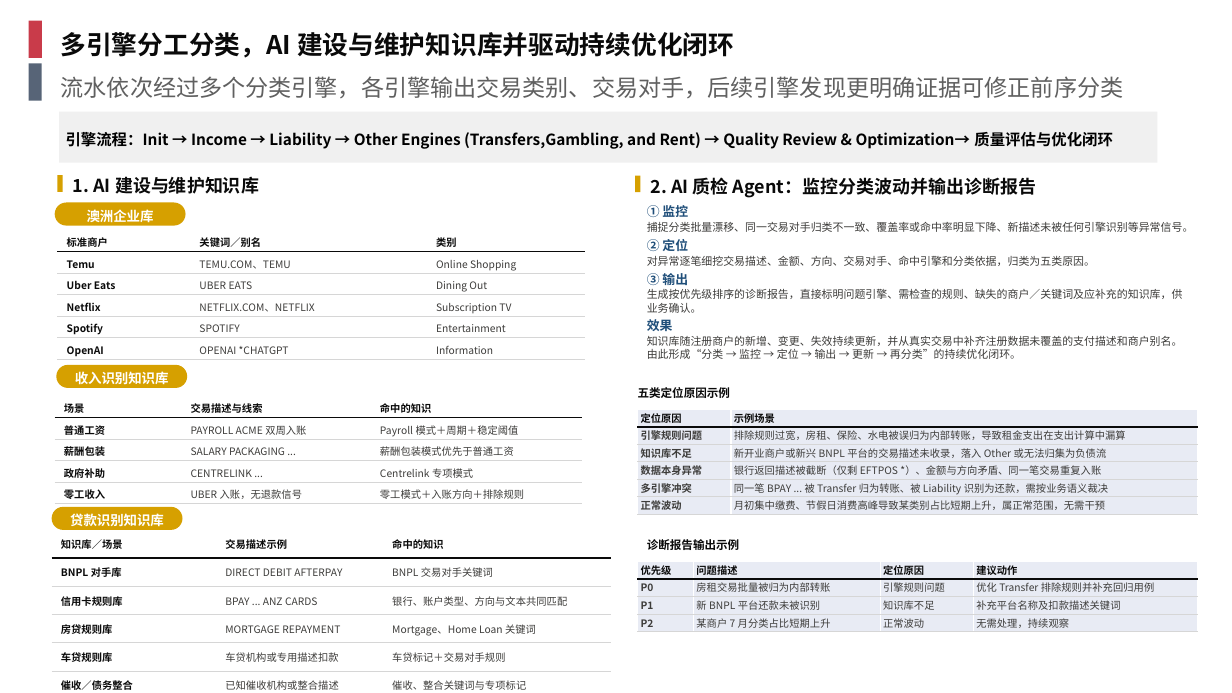
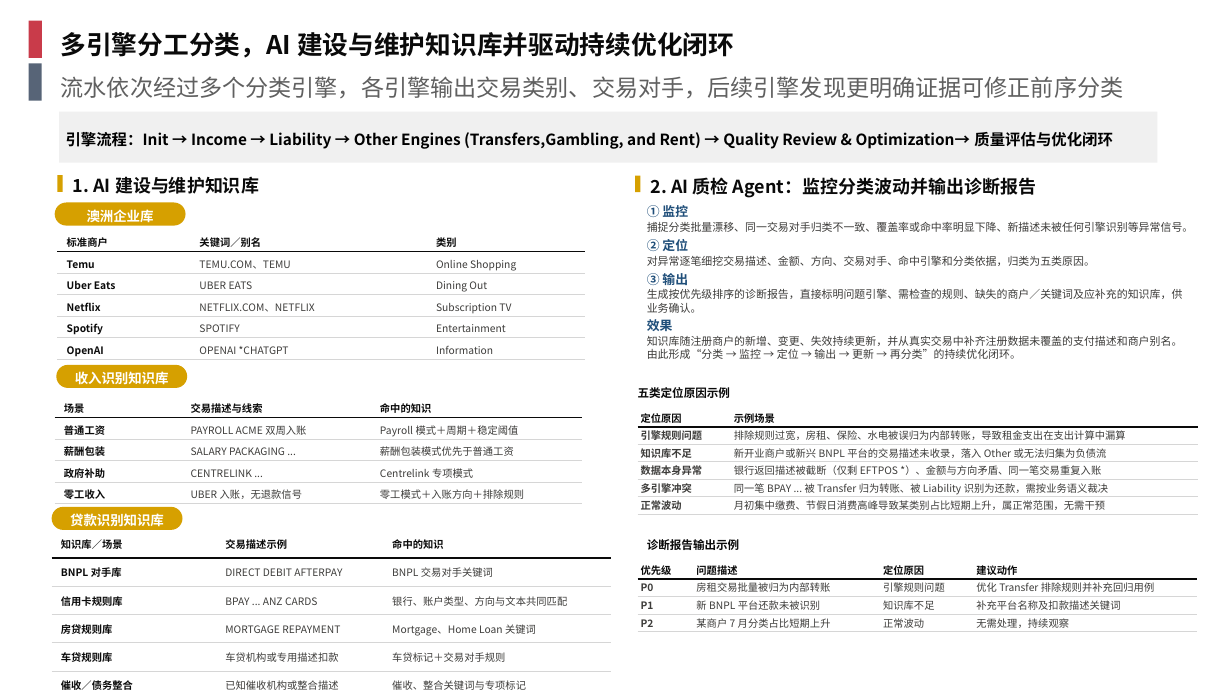
Before and after one commit to EliamZhang/AI-report-materials---August-13th, a slide deck: slide 3 of 银行流水分享_V1.7.pptx. Drawn at 1232x693 pixels with LibreOffice and Linux fonts; fonts in the diff are those of the drawing; background and template pictures are left out. Boxes give left, top, right and bottom in pixels: in the first picture for what was removed or moved away, otherwise in the second. Text is boxed around its words. In the diff, an @@ line names an element or a change of style, - is before the commit and + after.

Commit message:
V1.7 第3/4页表格移除 styleId 后补显式 lnL/lnR noFill 边框，消除主题默认样式残留的黑色外边框；规范新增 34.8 节记录该坑

```diff
--- a/银行流水分享_V1.7.pptx
+++ b/银行流水分享_V1.7.pptx
@@ table at (638,409,1198,515) @@
@@ fill #E9EBF5 to none in 12 cells @@
@@ borders changed @@
@@ table at (638,562,1198,632) @@
@@ fill #E9EBF5 to none in 16 cells @@
@@ borders changed @@
```
Also in this commit, not shown: 1 other slide changed, 1 other file.
